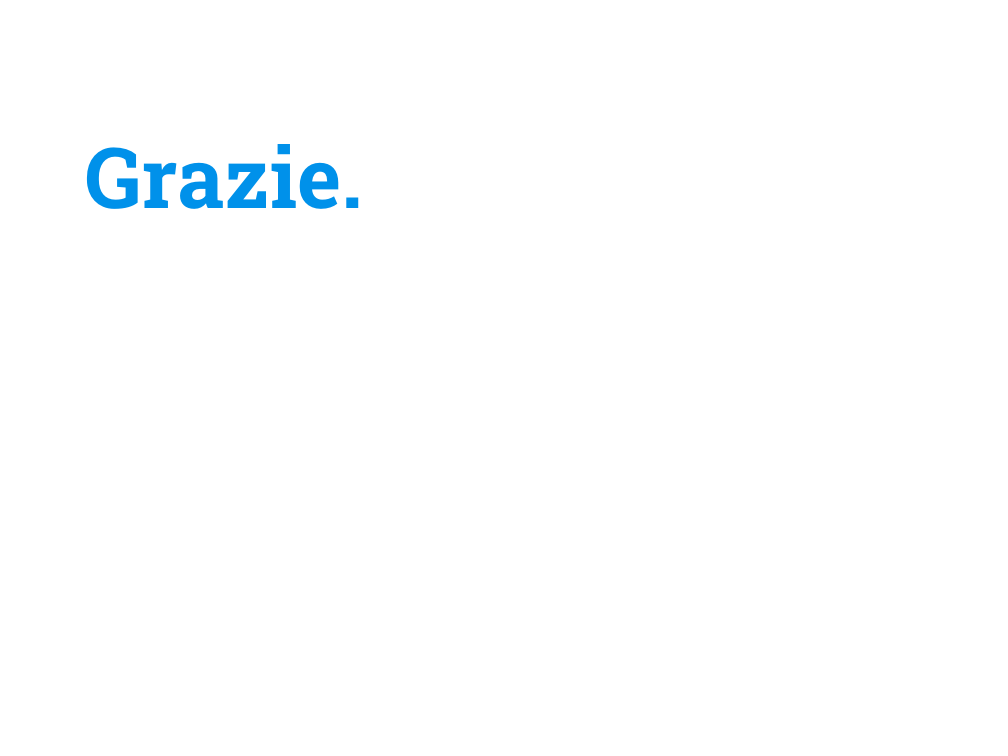
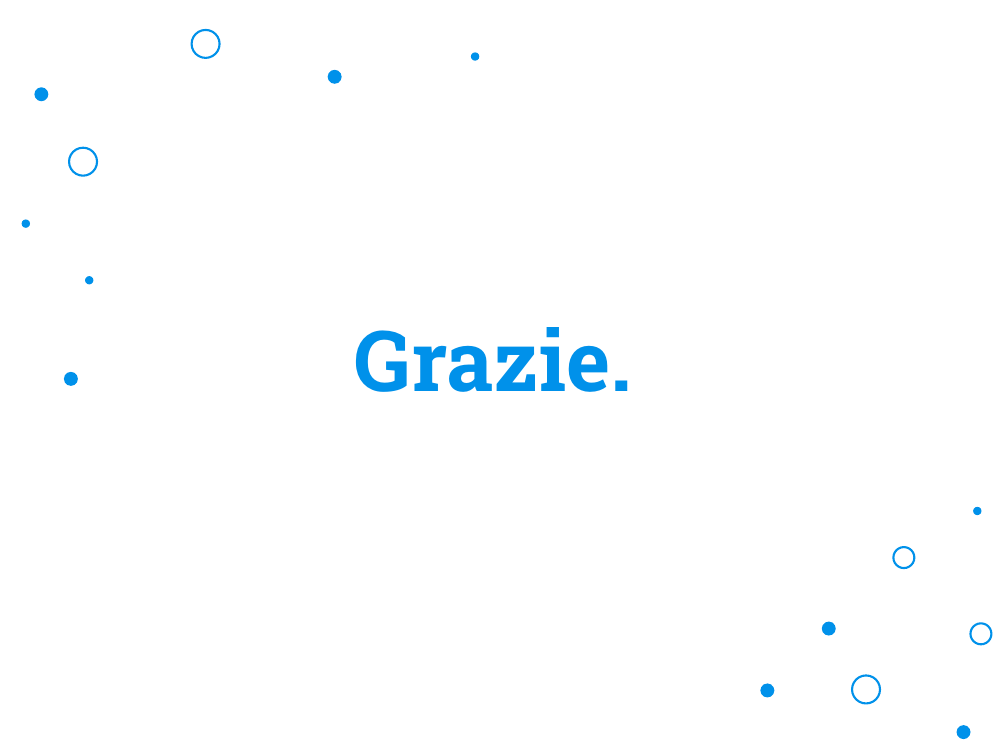
Before and after one commit to davidetalon/link, a slide deck: slide 28 of Presentation slides/Presentazione.pptx (slide 25 before the commit). Drawn at 1008x756 pixels with LibreOffice and Linux fonts; fonts in the diff are those of the drawing; background and template pictures are left out. Boxes give left, top, right and bottom in pixels: in the first picture for what was removed or moved away, otherwise in the second. Text is boxed around its words. In the diff, an @@ line names an element or a change of style, - is before the commit and + after.

```diff
--- a/Presentation slides/Presentazione.pptx
+++ b/Presentation slides/Presentazione.pptx
@@ ellipse added at [192, 30, 220, 58], outline #0091EA 1.5 pt @@
@@ ellipse added at [471, 52, 479, 60], fill #0091EA @@
@@ ellipse added at [34, 88, 48, 102], fill #0091EA @@
@@ ellipse added at [328, 70, 342, 84], fill #0091EA @@
@@ ellipse added at [69, 148, 97, 176], outline #0091EA 1.5 pt @@
@@ ellipse added at [21, 220, 29, 228], fill #0091EA @@
@@ ellipse added at [85, 276, 93, 284], fill #0091EA @@
@@ title "Grazie.": place and size @@
-title "Grazie." at [86, 144, 363, 209]
+title "Grazie." at [355, 327, 632, 392]
@@ title "Grazie." at [355, 327, 632, 392]: alignment left to centre @@
@@ ellipse added at [64, 372, 78, 386], fill #0091EA @@
@@ ellipse added at [973, 507, 981, 515], fill #0091EA @@
@@ ellipse added at [893, 547, 914, 569], outline #0091EA 1.5 pt @@
@@ ellipse added at [822, 622, 836, 636], fill #0091EA @@
@@ ellipse added at [971, 623, 992, 644], outline #0091EA 1.5 pt @@
@@ ellipse added at [760, 683, 774, 698], fill #0091EA @@
@@ ellipse added at [852, 675, 880, 704], outline #0091EA 1.5 pt @@
@@ ellipse added at [957, 725, 971, 739], fill #0091EA @@
```
Also in this commit, not shown: 11 other slides changed, 4 slides added, 7 slides removed.
